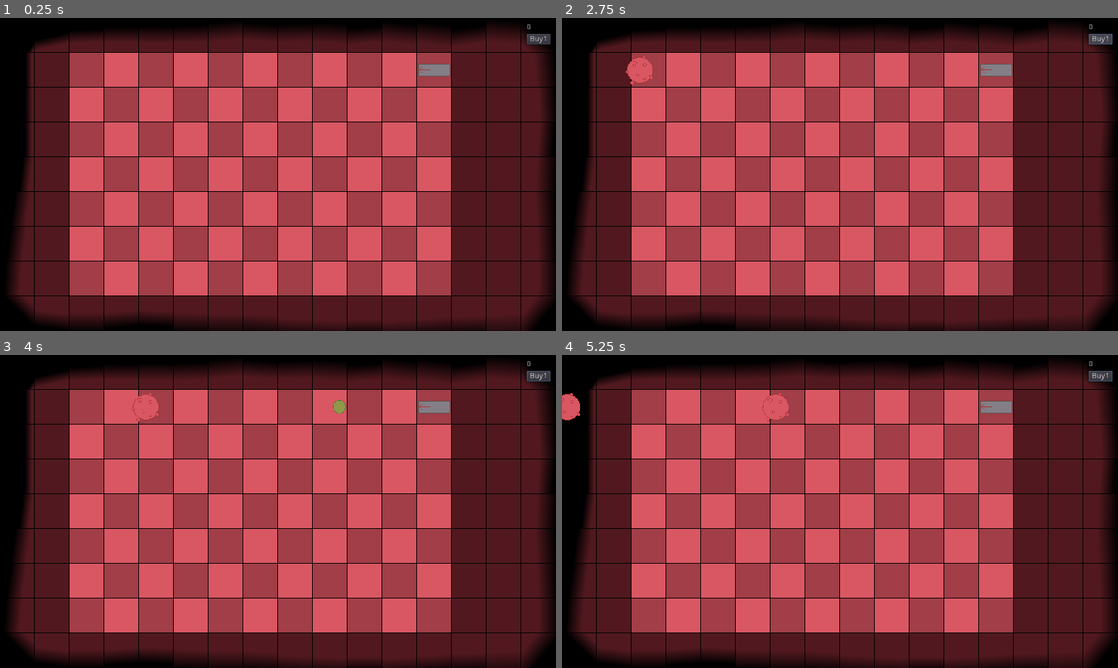
Above: before the commit, frames 1-4 (two rows, left to right).
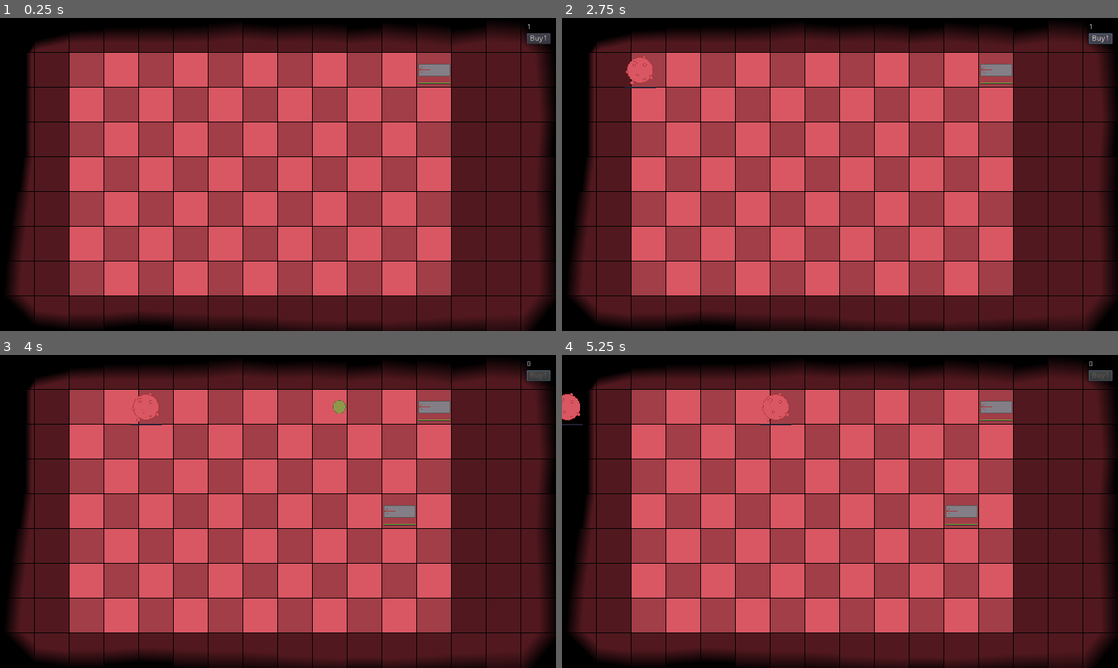
Above: after the commit, the same moments.

Repository: TeamKebab/GodotWildJam23
Game: Godot game, scene res://src/Main.tscn
Two runs of this game, one before a commit and one after it. Both use one fixed random seed, a clock stepped at 60 frames per second and the inputs below.
Inputs (mouse positions are in pixels of both pictures, inside the frame that each line leads up to):
- Up to frame 1 (0.25 s): no input
- Up to frame 2 (2.75 s): click "Buy1" at 0.5 s; click "Buy1" at 1.25 s; click "Buy1" at 2 s
- Up to frame 3 (4 s): move the mouse to (400, 495) at 2.77 s; click (400, 495) at 2.92 s; move the mouse to (166, 527) at 3.52 s; click (166, 527) at 3.67 s
- Up to frame 4 (5.25 s): move the mouse to (895, 442) at 4.27 s; click (895, 442) at 4.42 s; move the mouse to (812, 574) at 5.02 s; click (812, 574) at 5.17 s

The runs differ from the first frame. In frame 1, less than 0.1% of the frame differs, in the area x 75-99%, y 2-22%; in frame 2, 0.1%; in frame 3, 0.4%; in frame 4, 0.4%, in the area x 0-99%, y 4-55%.

Commit message:
buy cannons

Diff:
--- a/project.godot
+++ b/project.godot
@@ -9,10 +9,25 @@
 config_version=4
 
 _global_script_classes=[ {
+"base": "Button",
+"class": "BuyButton",
+"language": "GDScript",
+"path": "res://src/gui/BuyButton.gd"
+}, {
+"base": "Area2D",
+"class": "Grid",
+"language": "GDScript",
+"path": "res://src/components/Grid.gd"
+}, {
 "base": "Area2D",
 "class": "HitBox",
 "language": "GDScript",
 "path": "res://src/components/HitBox.gd"
+}, {
+"base": "Node2D",
+"class": "MiniBar",
+"language": "GDScript",
+"path": "res://src/components/MiniBar.gd"
 }, {
 "base": "KinematicBody2D",
 "class": "Virus",
@@ -20,7 +35,10 @@
 "path": "res://src/entities/Virus.gd"
 } ]
 _global_script_class_icons={
+"BuyButton": "",
+"Grid": "",
 "HitBox": "",
+"MiniBar": "",
 "Virus": ""
 }
 
--- /dev/null
+++ b/src/GUI.gd
@@ -0,0 +1,46 @@
+extends Node
+
+var buying_defense : Area2D = null
+
+onready var button_container : Container = find_node("ButtonContainer")
+onready var defense_container : Node2D = find_parent("Game").find_node("YSort")
+onready var grid : Grid = $Grid
+
+
+func _ready() -> void:
+	for node in button_container.get_children():
+		if node is BuyButton:
+			node.connect("pressed", self, "_on_BuyButton_pressed", [node])
+
+
+func _on_BuyButton_pressed(button : BuyButton) -> void:
+	buying_defense = button.placeholder
+
+
+func _on_Grid_mouse_entered_cell(cell):
+	if buying_defense != null:
+		buying_defense.global_position = grid.grid_to_world(cell)
+		buying_defense.show()
+
+
+func _on_Grid_mouse_exited_cell(cell):
+	if buying_defense != null:
+		buying_defense.hide()
+
+
+func _on_Grid_mouse_input_cell(event, cell):
+	if buying_defense != null and event.pressed and event.button_index == BUTTON_LEFT:
+		if _can_place():
+			var defense = buying_defense.buy()
+			defense_container.add_child(defense)
+			buying_defense.hide()
+			buying_defense = null
+		else:
+			print("cannot place")
+
+func _can_place() -> bool:
+	if buying_defense == null:
+		return false
+
+	var overlapping_bodies = buying_defense.get_overlapping_bodies()
+	return overlapping_bodies.empty()
--- a/src/Main.tscn
+++ b/src/Main.tscn
@@ -1,9 +1,13 @@
-[gd_scene load_steps=5 format=2]
+[gd_scene load_steps=9 format=2]
 
 [ext_resource path="res://src/entities/Virus.tscn" type="PackedScene" id=1]
 [ext_resource path="res://src/entities/Cannon.tscn" type="PackedScene" id=2]
 [ext_resource path="res://assets/sprites/nose_placeholder.png" type="Texture" id=3]
+[ext_resource path="res://src/components/Grid.tscn" type="PackedScene" id=4]
 [ext_resource path="res://src/gui/AntibodiesCounter.gd" type="Script" id=5]
+[ext_resource path="res://src/GUI.gd" type="Script" id=6]
+[ext_resource path="res://src/gui/BuyButton.tscn" type="PackedScene" id=7]
+[ext_resource path="res://src/entities/CannonPlaceholder.tscn" type="PackedScene" id=8]
 
 [node name="Game" type="Node"]
 
@@ -33,6 +37,10 @@
 position = Vector2( 800, 96 )
 
 [node name="GUI" type="Node" parent="."]
+script = ExtResource( 6 )
+
+[node name="Grid" parent="GUI" instance=ExtResource( 4 )]
+position = Vector2( 128, 64 )
 
 [node name="ToolBar" type="MarginContainer" parent="GUI"]
 anchor_left = 1.0
@@ -50,22 +58,26 @@
 "_edit_use_anchors_": false
 }
 
-[node name="ButtonContainer" type="VBoxContainer" parent="GUI/ToolBar"]
+[node name="VBoxContainer" type="VBoxContainer" parent="GUI/ToolBar"]
 margin_left = 10.0
 margin_top = 10.0
 margin_right = 54.0
 margin_bottom = 566.0
-size_flags_horizontal = 3
-custom_constants/separation = 5
 
-[node name="AntibodiesCounter" type="Label" parent="GUI/ToolBar/ButtonContainer"]
+[node name="AntibodiesCounter" type="Label" parent="GUI/ToolBar/VBoxContainer"]
 margin_right = 44.0
 margin_bottom = 14.0
 script = ExtResource( 5 )
 
-[node name="BuyButton1" type="Button" parent="GUI/ToolBar/ButtonContainer"]
-margin_top = 19.0
+[node name="ButtonContainer" type="VBoxContainer" parent="GUI/ToolBar/VBoxContainer"]
+margin_top = 18.0
 margin_right = 44.0
-margin_bottom = 39.0
-mouse_filter = 1
-text = "Buy1"
+margin_bottom = 38.0
+size_flags_horizontal = 3
+custom_constants/separation = 5
+
+[node name="BuyButton1" parent="GUI/ToolBar/VBoxContainer/ButtonContainer" instance=ExtResource( 7 )]
+placeholder_type = ExtResource( 8 )
+[connection signal="mouse_entered_cell" from="GUI/Grid" to="GUI" method="_on_Grid_mouse_entered_cell"]
+[connection signal="mouse_exited_cell" from="GUI/Grid" to="GUI" method="_on_Grid_mouse_exited_cell"]
+[connection signal="mouse_input_cell" from="GUI/Grid" to="GUI" method="_on_Grid_mouse_input_cell"]
--- a/src/Player.gd
+++ b/src/Player.gd
@@ -4,7 +4,7 @@
 signal antibodies_changed(new_antibodies)
 
 
-var antibodies: int = 0 setget set_antibodies
+var antibodies: int = 1 setget set_antibodies
 
 
 func set_antibodies(new_antibodies):
--- /dev/null
+++ b/src/components/Grid.gd
@@ -0,0 +1,68 @@
+extends Area2D
+class_name Grid
+
+signal mouse_entered_cell(cell)
+signal mouse_exited_cell(cell)
+signal mouse_input_cell(input, cell)
+
+
+const CELL_HEIGHT:int = 64
+const CELL_WIDTH:int = 64
+const HALF_CELL:Vector2 = Vector2(CELL_WIDTH / 2, CELL_HEIGHT / 2)
+
+const NO_CELL: Vector2 = Vector2(-1,-1)
+
+var selected_cell: Vector2 = NO_CELL
+
+onready var collision: CollisionShape2D = $CollisionShape2D
+onready var size: Vector2 = collision.get_shape().get_extents()
+
+
+func _ready() -> void:
+	self.connect("input_event", self, "_on_Grid_input_event")
+	self.connect("mouse_exited", self, "_on_Grid_mouse_exited")
+
+
+func _on_Grid_input_event(viewport: Viewport, event : InputEvent, shape_idx: int):
+	if event is InputEventMouse:
+		var cell = world_to_grid(event.position)
+
+		if not is_in_grid(cell):
+			cell = NO_CELL
+
+		if cell != selected_cell:
+			if selected_cell != NO_CELL:
+				emit_signal("mouse_exited_cell", selected_cell)
+
+			if cell != NO_CELL:
+				emit_signal("mouse_entered_cell", cell)
+
+			selected_cell = cell
+
+		if event is InputEventMouseButton:
+			emit_signal("mouse_input_cell", event, cell)
+
+
+func _on_Grid_mouse_exited():
+	if selected_cell != NO_CELL:
+		emit_signal("mouse_exited_cell", selected_cell)
+		selected_cell = NO_CELL
+
+
+func is_in_grid(cell: Vector2) -> bool:
+	return cell.x >= 0 \
+		and cell.y >= 0 \
+		and cell.x < size.x \
+		and cell.y < size.y
+
+
+func world_to_grid(position: Vector2) -> Vector2:
+	var pos_without_offset = position - global_position
+	return Vector2(floor(pos_without_offset.x / CELL_WIDTH),
+		floor(pos_without_offset.y / CELL_HEIGHT))
+
+
+func grid_to_world(cell: Vector2) -> Vector2:
+	return Vector2(cell.x * CELL_WIDTH, cell.y * CELL_HEIGHT) \
+		+ global_position \
+		+ HALF_CELL
--- /dev/null
+++ b/src/components/Grid.tscn
@@ -0,0 +1,15 @@
+[gd_scene load_steps=3 format=2]
+
+[ext_resource path="res://src/components/Grid.gd" type="Script" id=1]
+
+[sub_resource type="RectangleShape2D" id=1]
+extents = Vector2( 352, 224 )
+
+[node name="Grid" type="Area2D"]
+collision_layer = 8
+collision_mask = 0
+script = ExtResource( 1 )
+
+[node name="CollisionShape2D" type="CollisionShape2D" parent="."]
+position = Vector2( 352, 224 )
+shape = SubResource( 1 )
--- /dev/null
+++ b/src/components/MiniBar.gd
@@ -0,0 +1,43 @@
+tool
+extends Node2D
+class_name MiniBar
+
+export var half_width: int = 30 setget _set_half_width
+export var total: float = 2 setget _set_total
+
+
+export var value: float = total setget _set_value
+var bar_width = half_width * 2 - 2
+
+func _ready() -> void:
+	_set_half_width(half_width)
+
+
+func _set_half_width(new_value):
+	half_width = new_value
+	bar_width = half_width * 2 - 2
+	$Start.position.x = - half_width + 0.5
+	$End.position.x = half_width - 0.5
+	_refresh()
+
+
+func _set_total(new_total):
+	total = new_total
+	_refresh()
+
+
+func _set_value(new_value):
+	value = new_value
+	_refresh()
+
+
+func _refresh():
+	var pixels_full = floor(value * bar_width / total)
+	var pixels_empty = bar_width - pixels_full
+
+	if $Full != null and $Empty != null:
+		$Full.position.x = pixels_full / 2 - half_width + 1
+		$Full.scale.x = pixels_full
+
+		$Empty.position.x = half_width - 1 - pixels_empty / 2
+		$Empty.scale.x = pixels_empty
--- /dev/null
+++ b/src/components/MiniBar.tscn
@@ -0,0 +1,39 @@
+[gd_scene load_steps=6 format=2]
+
+[ext_resource path="res://src/components/MiniBar.gd" type="Script" id=1]
+[ext_resource path="res://assets/sprites/hp.png" type="Texture" id=2]
+
+[sub_resource type="AtlasTexture" id=1]
+atlas = ExtResource( 2 )
+region = Rect2( 0, 0, 1, 3 )
+
+[sub_resource type="AtlasTexture" id=2]
+atlas = ExtResource( 2 )
+region = Rect2( 1, 0, 1, 3 )
+
+[sub_resource type="AtlasTexture" id=3]
+atlas = ExtResource( 2 )
+region = Rect2( 2, 0, 1, 3 )
+
+[node name="MiniBar" type="Node2D"]
+script = ExtResource( 1 )
+total = 2.0
+value = 1.0
+
+[node name="Start" type="Sprite" parent="."]
+position = Vector2( -14.5, 0 )
+texture = SubResource( 1 )
+
+[node name="Full" type="Sprite" parent="."]
+position = Vector2( -7, 0 )
+scale = Vector2( 14, 1 )
+texture = SubResource( 2 )
+
+[node name="Empty" type="Sprite" parent="."]
+position = Vector2( 7, 0 )
+scale = Vector2( 14, 1 )
+texture = SubResource( 3 )
+
+[node name="End" type="Sprite" parent="."]
+position = Vector2( 14.5, 0 )
+texture = SubResource( 1 )
--- /dev/null
+++ b/src/components/Placeholder.gd
@@ -0,0 +1,13 @@
+extends Area2D
+
+
+export(PackedScene) var entity
+export var price:int = 1
+
+func buy() -> KinematicBody2D:
+	var instance = entity.instance()
+	instance.global_position = global_position
+
+	Player.antibodies -= price
+
+	return instance
--- /dev/null
+++ b/src/components/Placeholder.tscn
@@ -0,0 +1,10 @@
+[gd_scene load_steps=2 format=2]
+
+[ext_resource path="res://src/components/Placeholder.gd" type="Script" id=1]
+
+[node name="Placeholder" type="Area2D"]
+script = ExtResource( 1 )
+
+[node name="Sprite" type="Sprite" parent="."]
+
+[node name="CollisionShape2D" type="CollisionShape2D" parent="."]
--- a/src/entities/Cannon.gd
+++ b/src/entities/Cannon.gd
@@ -10,6 +10,8 @@
 onready var time_since_last_shoot: float = COOLDOWN
 onready var detection : Area2D = $DetectionBox
 onready var hurtbox : Area2D = $HurtBox
+onready var hpbar : MiniBar = $HP
+
 
 func _ready() -> void:
 	detection.connect("area_entered", self,
@@ -18,6 +20,8 @@
 		"_on_detection_area_exited")
 	hurtbox.connect("area_entered", self,
 		"_on_hurtbox_area_entered")
+	hpbar.total = hp
+	hpbar.value = hp
 
 func _physics_process(delta: float):
 	if target == null:
@@ -44,6 +48,7 @@
 		return
 
 	hp -= hitbox.damage
+	hpbar.value = hp
 
 	if hp <= 0:
 		queue_free()
--- a/src/entities/Cannon.tscn
+++ b/src/entities/Cannon.tscn
@@ -1,12 +1,13 @@
-[gd_scene load_steps=8 format=2]
+[gd_scene load_steps=9 format=2]
 
 [ext_resource path="res://src/entities/Cannon.gd" type="Script" id=1]
 [ext_resource path="res://assets/sprites/cannon.png" type="Texture" id=2]
 [ext_resource path="res://src/components/DetectionBox.tscn" type="PackedScene" id=3]
 [ext_resource path="res://src/components/HurtBox.tscn" type="PackedScene" id=4]
+[ext_resource path="res://src/components/MiniBar.tscn" type="PackedScene" id=5]
 
 [sub_resource type="RectangleShape2D" id=1]
-extents = Vector2( 32, 32 )
+extents = Vector2( 30, 30 )
 
 [sub_resource type="RectangleShape2D" id=2]
 extents = Vector2( 256, 16 )
@@ -40,6 +41,10 @@
 [node name="CollisionShape2D" parent="HurtBox" index="0"]
 shape = SubResource( 3 )
 
+[node name="HP" parent="." instance=ExtResource( 5 )]
+position = Vector2( 0, 24 )
+value = 2.0
+
 [editable path="DetectionBox"]
 
 [editable path="HurtBox"]
--- /dev/null
+++ b/src/entities/CannonPlaceholder.tscn
@@ -0,0 +1,19 @@
+[gd_scene load_steps=5 format=2]
+
+[ext_resource path="res://src/components/Placeholder.tscn" type="PackedScene" id=1]
+[ext_resource path="res://assets/sprites/cannon.png" type="Texture" id=2]
+[ext_resource path="res://src/entities/Cannon.tscn" type="PackedScene" id=3]
+
+[sub_resource type="RectangleShape2D" id=1]
+extents = Vector2( 32, 32 )
+
+[node name="Placeholder" instance=ExtResource( 1 )]
+collision_layer = 0
+collision_mask = 8
+entity = ExtResource( 3 )
+
+[node name="Sprite" parent="." index="0"]
+texture = ExtResource( 2 )
+
+[node name="CollisionShape2D" parent="." index="1"]
+shape = SubResource( 1 )
--- a/src/entities/Virus.gd
+++ b/src/entities/Virus.gd
@@ -8,14 +8,19 @@
 const MAX_VELOCITY = 100
 
 var hp = 2
+var antibodies_amount = 1
 var velocity = Vector2.ZERO
 var acceleration = Vector2.RIGHT * 50
 
 onready var antibodies_container : Node2D = find_parent("Game").find_node("AntiBodies")
 onready var hurtbox : Area2D = $HurtBox
+onready var hpbar : MiniBar = $HP
 
 func _ready():
 	hurtbox.connect("area_entered", self, "_on_hurtbox_area_entered")
+
+	hpbar.total = hp
+	hpbar.value = hp
 
 
 func _physics_process(delta):
@@ -29,10 +34,11 @@
 		return
 
 	hp -= hitbox.damage
+	hpbar.value = hp
 
 	if hp <= 0:
 		var antibodies = AntiBodies.instance()
-		antibodies.amount = 1
+		antibodies.amount = antibodies_amount
 		antibodies.global_position = global_position
 		antibodies.global_position.y += randi() % 32 - 16
 		antibodies_container.add_child(antibodies)
--- a/src/entities/Virus.tscn
+++ b/src/entities/Virus.tscn
@@ -1,9 +1,10 @@
-[gd_scene load_steps=8 format=2]
+[gd_scene load_steps=9 format=2]
 
 [ext_resource path="res://src/entities/Virus.gd" type="Script" id=1]
 [ext_resource path="res://assets/sprites/virus.png" type="Texture" id=2]
 [ext_resource path="res://src/components/HurtBox.tscn" type="PackedScene" id=3]
 [ext_resource path="res://src/components/HitBox.tscn" type="PackedScene" id=4]
+[ext_resource path="res://src/components/MiniBar.tscn" type="PackedScene" id=5]
 
 [sub_resource type="CircleShape2D" id=1]
 radius = 24.0
@@ -38,6 +39,10 @@
 [node name="CollisionShape2D" parent="HitBox" index="0"]
 shape = SubResource( 3 )
 
+[node name="HP" parent="." instance=ExtResource( 5 )]
+position = Vector2( 0, 32 )
+value = 2.0
+
 [editable path="HurtBox"]
 
 [editable path="HitBox"]
--- /dev/null
+++ b/src/gui/BuyButton.gd
@@ -0,0 +1,20 @@
+extends Button
+class_name BuyButton
+
+export(PackedScene) var placeholder_type
+var placeholder : Area2D
+
+func _ready():
+	Player.connect("antibodies_changed", self, "_on_Player_antibodies_changed")
+	placeholder = placeholder_type.instance()
+	placeholder.hide()
+	add_child(placeholder)
+
+	_check_price(Player.antibodies)
+
+func _on_Player_antibodies_changed(antibodies: int) -> void:
+	_check_price(antibodies)
+
+
+func _check_price(antibodies: int) -> void:
+	disabled = antibodies < placeholder.price
--- /dev/null
+++ b/src/gui/BuyButton.tscn
@@ -0,0 +1,13 @@
+[gd_scene load_steps=2 format=2]
+
+[ext_resource path="res://src/gui/BuyButton.gd" type="Script" id=1]
+
+[node name="BuyButton" type="Button"]
+margin_right = 44.0
+margin_bottom = 20.0
+mouse_filter = 1
+text = "Buy1"
+script = ExtResource( 1 )
+__meta__ = {
+"_edit_use_anchors_": false
+}
Binary file added: aseprite/hp.aseprite
Binary file added: assets/sprites/hp.png
Not shown, added: assets/sprites/hp.png.import
